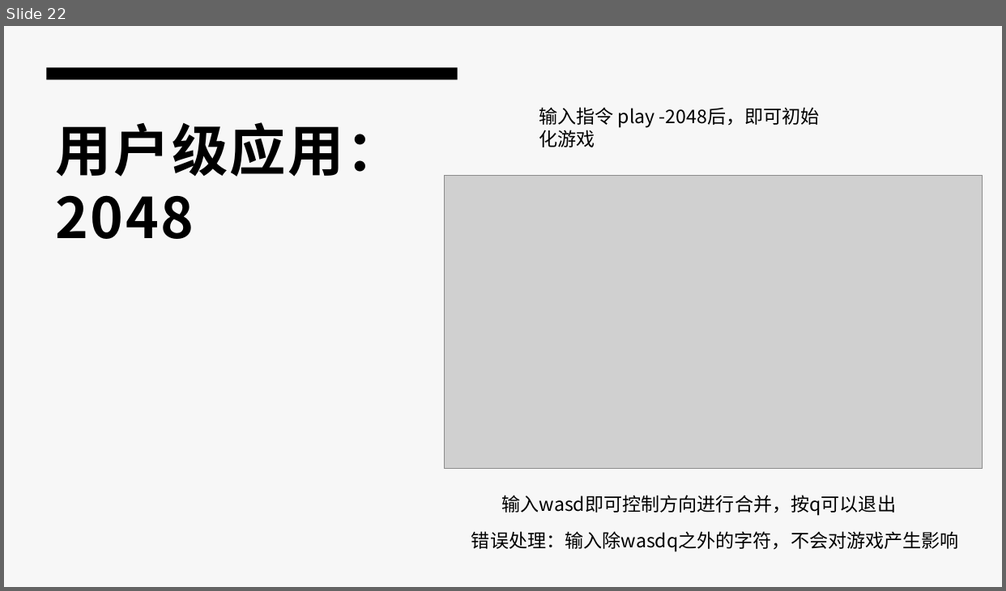
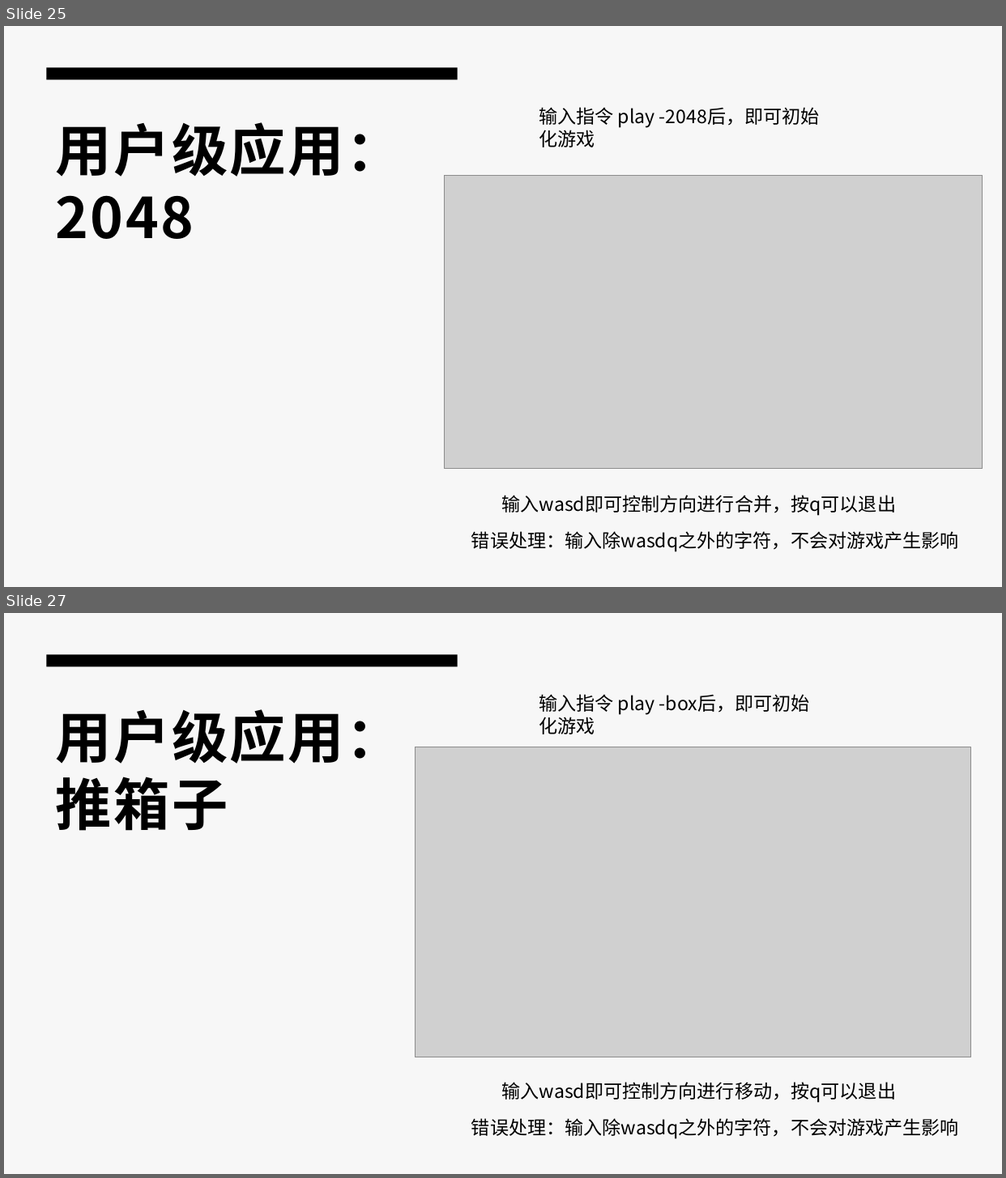
Before and after one commit to Crestina2001/OS_design, a slide deck: 19组/unknownOS - 2021年操作系统课程设计演示.pptx. Shown one above the other, each under a label of ours: slide 22 before the commit, slides 25 and 27 after it; the slides between them are not shown. The pictures are 1006x591 and 1006x1178 pixels, drawn with LibreOffice and Linux fonts; fonts in the diff are those of the drawing; grey boxes stand for pictures. Boxes give left, top, right and bottom in pixels: in the first picture for what was removed or moved away, otherwise in the second. Text is boxed around its words. In the diff, an @@ line names an element or a change of style, - is before the commit and + after.

```diff
--- a/19组/unknownOS - 2021年操作系统课程设计演示.pptx
+++ b/19组/unknownOS - 2021年操作系统课程设计演示.pptx
@@ slide 27 added at (x1=4, y1=613, x2=1002, y2=1174), background #F7F7F7; not listed: 1 template element that a slide beside it also shows @@
@@ title added at (x1=55, y1=709, x2=402, y2=831), 54 pt, text #000000, bold @@
+用户级应用：推箱子
@@ text added at (x1=539, y1=694, x2=810, y2=735), 18 pt, text #000000 @@
+输入指令 play -box后，即可初始化游戏
@@ picture added at (x1=415, y1=747, x2=971, y2=1058) @@
@@ text added at (x1=502, y1=1082, x2=897, y2=1103), 18 pt, text #000000 @@
+输入wasd即可控制方向进行移动，按q可以退出
@@ text added at (x1=471, y1=1118, x2=959, y2=1139), 18 pt, text #000000 @@
+错误处理：输入除wasdq之外的字符，不会对游戏产生影响
@@ what was slide 22 is now slide 25 @@
```
Also in this commit, not shown: 4 other slides added.
